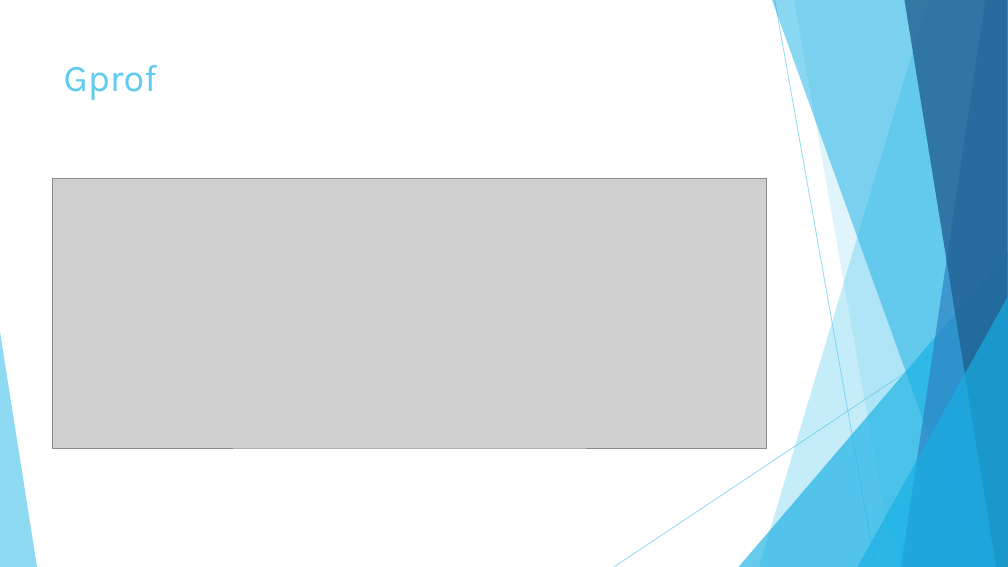
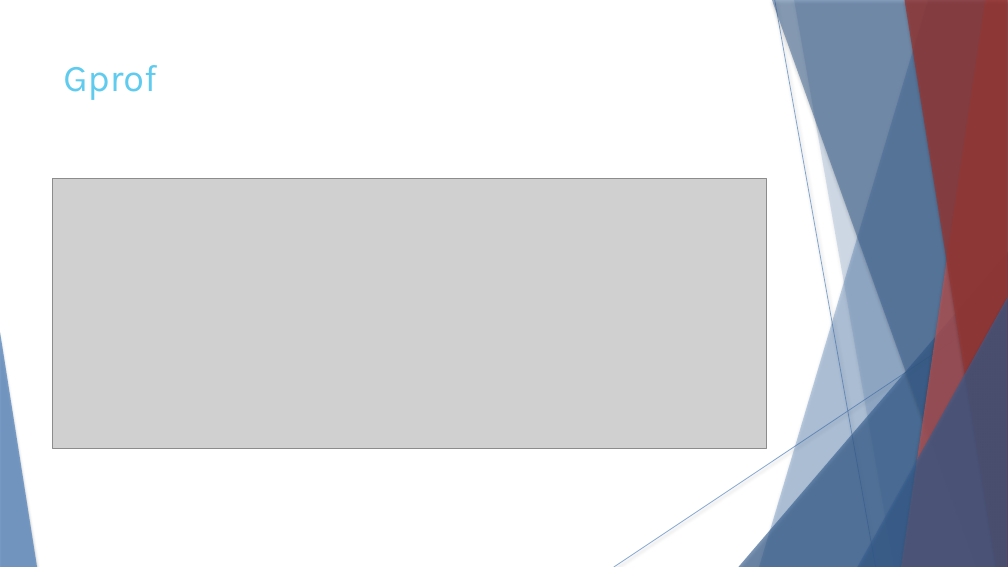
Before and after one commit to LuisFelipe96/hf-risc-st, a slide deck: slide 9 of Trabalho2.pptx (slide 8 before the commit). Drawn at 1008x567 pixels with LibreOffice and Linux fonts; fonts in the diff are those of the drawing; grey boxes stand for pictures. Boxes give left, top, right and bottom in pixels: in the first picture for what was removed or moved away, otherwise in the second. Text is boxed around its words. In the diff, an @@ line names an element or a change of style, - is before the commit and + after.

```diff
--- a/Trabalho2.pptx
+++ b/Trabalho2.pptx
@@ freeform shape at (x1=759, y1=0, x2=1008, y2=567): fill #5FCBEF at 36% opacity to #4F81BD at 36% opacity; shadow on @@
@@ freeform shape at (x1=772, y1=0, x2=1008, y2=567): fill #17B0E4 at 50% opacity to #376092 at 50% opacity; shadow on @@
@@ line (775, 0) - (876, 567): stroke #5FCBEF 0.75 pt to #4F81BD 0.74 pt @@
@@ freeform shape at (x1=794, y1=0, x2=1008, y2=567): fill #5FCBEF at 20% opacity to #4F81BD at 20% opacity; shadow on; outline redrawn @@
@@ freeform shape at (x1=901, y1=0, x2=1008, y2=567): fill #2E83C3 at 70% opacity to #C0504D at 70% opacity; shadow on @@
@@ freeform shape at (x1=904, y1=0, x2=1008, y2=567): fill #226292 at 80% opacity to #953735 at 80% opacity; shadow on @@
@@ triangle at (x1=739, y1=252, x2=1008, y2=567): fill #17B0E4 at 66% opacity to #376092 at 66% opacity; shadow on @@
@@ triangle at (x1=858, y1=297, x2=1008, y2=567): fill #17B0E4 at 66% opacity to #376092 at 66% opacity; shadow on @@
@@ line (1008, 305) - (614, 567): stroke #5FCBEF 0.75 pt to #4F81BD 0.74 pt @@
@@ triangle at (x1=0, y1=332, x2=37, y2=567): fill #5FCBEF at 70% opacity to #4F81BD at 70% opacity; shadow on @@
```
Also in this commit, not shown: 6 other slides changed, 2 slides added, 1 slide removed.
